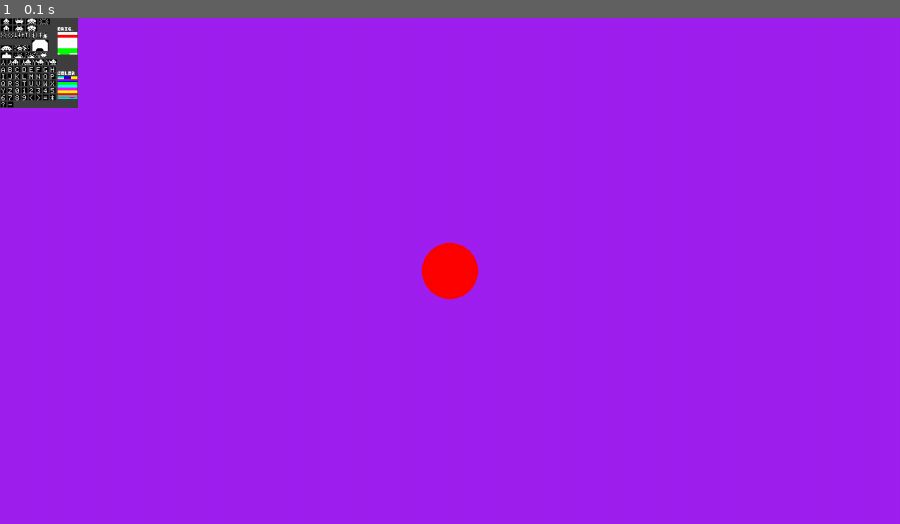
Above: before the commit, frame 1.
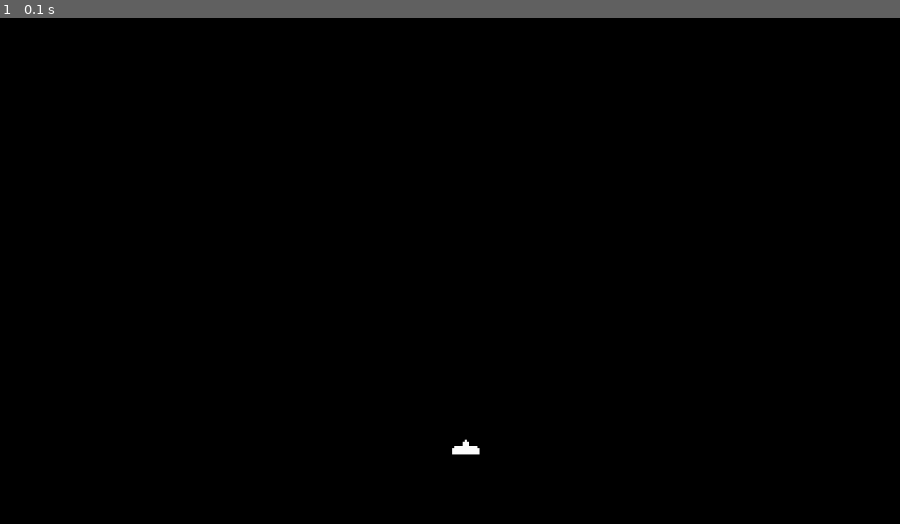
Above: after the commit, the same moment.

Repository: gunzblazincourier/space-invaders-pygame
Game: pygame game, started from spaceinvaders.py
Two runs of this game, one before a commit and one after it. Both use one fixed random seed, a clock stepped at 60 frames per second and the inputs below.
Inputs:
- Up to frame 1 (0.1 s): no input

The runs differ from the first frame. In frame 1, 100% of the frame differs, in the area x 0-100%, y 0-100%.

Commit message:
Display player spaceship at bottom-center of screen with clear background

Diff:
--- a/spaceinvaders.py
+++ b/spaceinvaders.py
@@ -1,47 +1,21 @@
-# Example file showing a circle moving on screen
 import pygame
 
-# pygame setup
 pygame.init()
 screen = pygame.display.set_mode((1280, 720))
 clock = pygame.time.Clock()
 running = True
-dt = 0
-
-player_pos = pygame.Vector2(screen.get_width() / 2, screen.get_height() / 2)
-
-img_sheet = pygame.image.load('sheet.png').convert_alpha()
-
+spritesheet = pygame.image.load('sheet.png')
+player = pygame.Surface((14, 7))
+player.blit(spritesheet, (0, 0), (2, 49, 14, 7))
+player = pygame.transform.scale_by(player, 3)
+screen.blit(player, (640, 600))
 
 while running:
-    # poll for events
-    # pygame.QUIT event means the user clicked X to close your window
     for event in pygame.event.get():
         if event.type == pygame.QUIT:
             running = False
 
-    # fill the screen with a color to wipe away anything from last frame
-    screen.fill("purple")
-    screen.blit(img_sheet, (0, 0))
-
-    pygame.draw.circle(screen, "red", player_pos, 40)
-
-    keys = pygame.key.get_pressed()
-    if keys[pygame.K_w]:
-        player_pos.y -= 300 * dt
-    if keys[pygame.K_s]:
-        player_pos.y += 300 * dt
-    if keys[pygame.K_a]:
-        player_pos.x -= 300 * dt
-    if keys[pygame.K_d]:
-        player_pos.x += 300 * dt
-
-    # flip() the display to put your work on screen
     pygame.display.flip()
-
-    # limits FPS to 60
-    # dt is delta time in seconds since last frame, used for framerate-
-    # independent physics.
-    dt = clock.tick(60) / 1000
+    clock.tick(60)
 
 pygame.quit()
